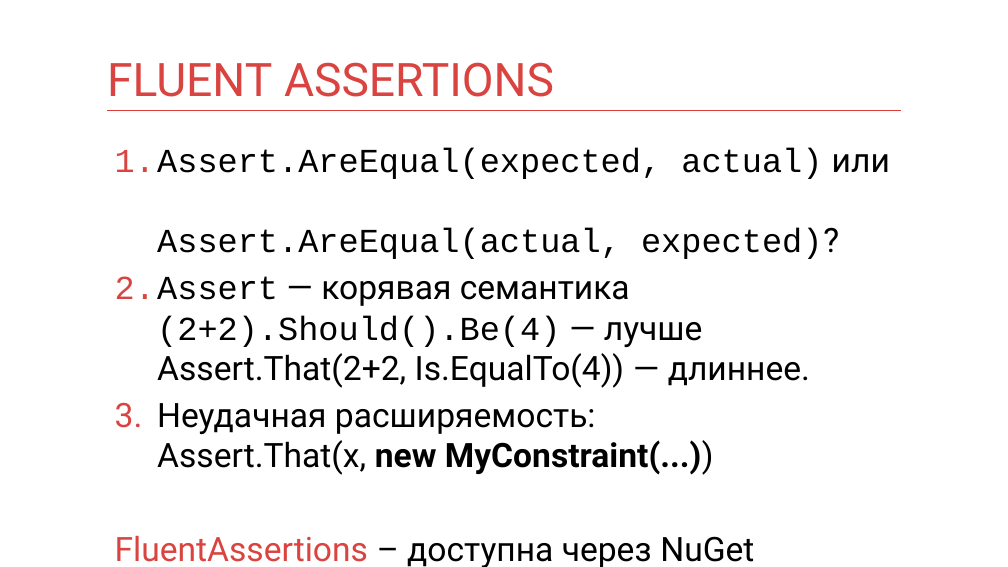
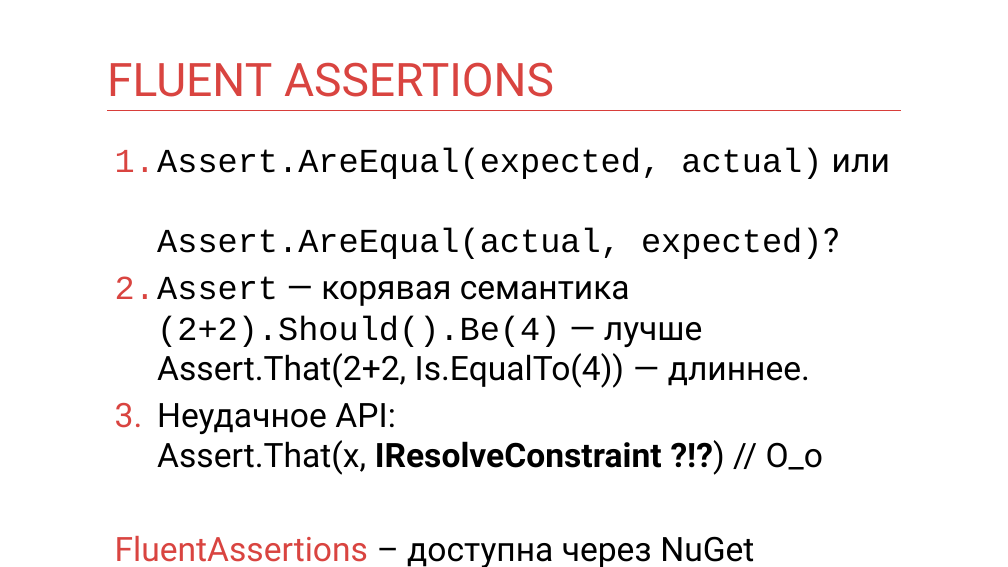
Before and after one commit to kontur-courses/testing, a slide deck: slide 14 of testing.pptx (slide 15 before the commit). Drawn at 1008x567 pixels with LibreOffice and Linux fonts; fonts in the diff are those of the drawing. Boxes give left, top, right and bottom in pixels: in the first picture for what was removed or moved away, otherwise in the second. Text is boxed around its words. In the diff, an @@ line names an element or a change of style, - is before the commit and + after.

```diff
--- a/testing.pptx
+++ b/testing.pptx
@@ text at (157, 403, 823, 475): text changed @@
-3. Неудачная расширяемость:
-   Assert.That(x, new MyConstraint(...))
+3. Неудачное API:
+   Assert.That(x, IResolveConstraint ?!?) // O_o
```
Also in this commit, not shown: 5 other slides changed, 1 slide removed, 3 other files.
